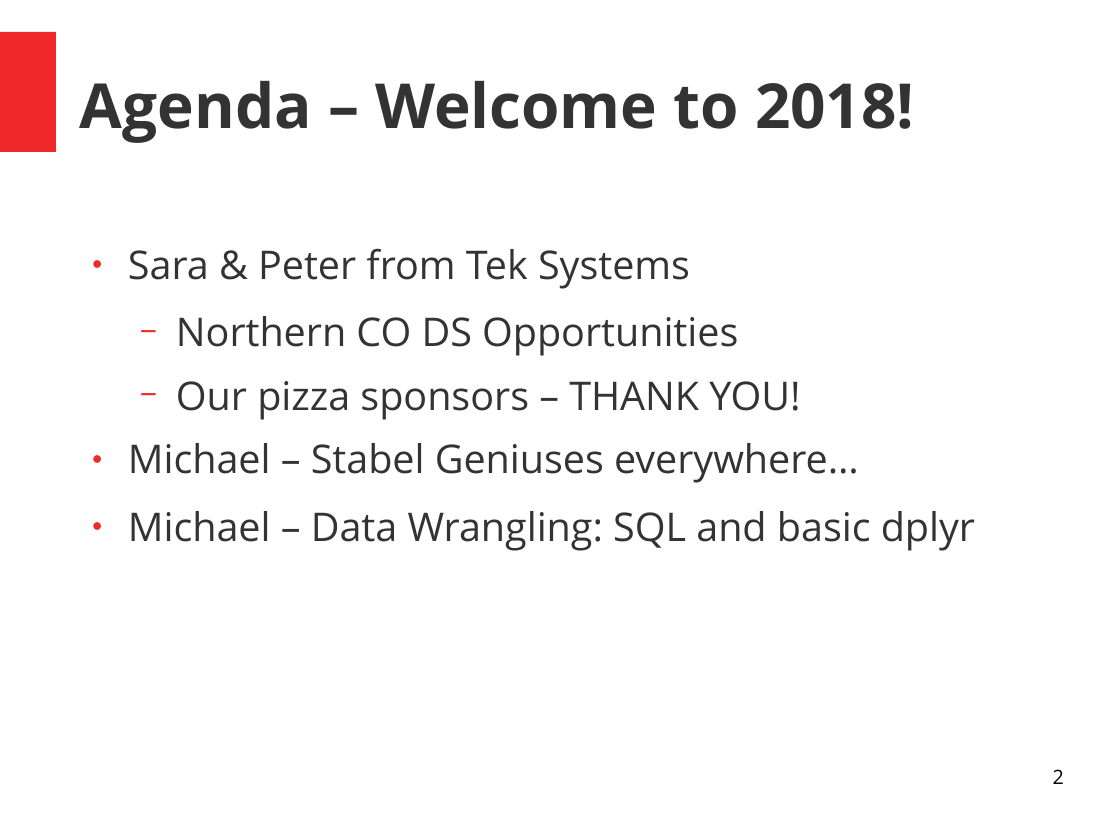
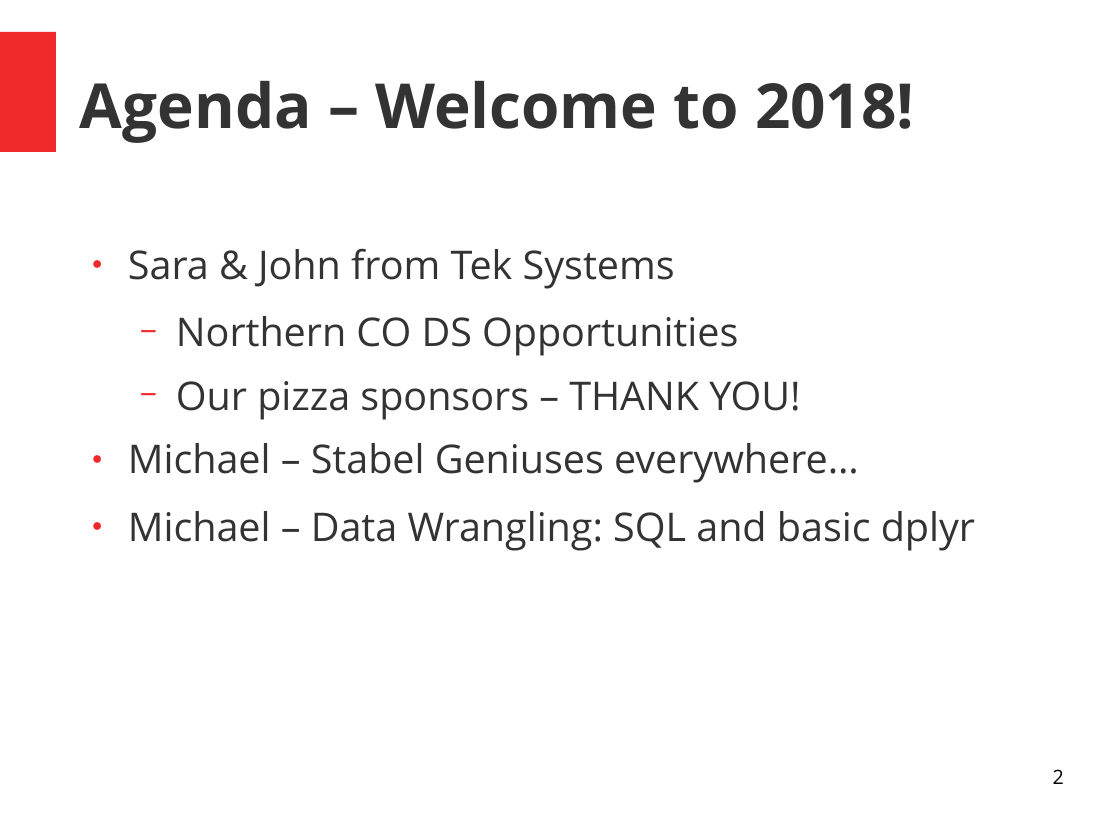
Before and after one commit to focods/WonderfulML, a slide deck: slide 2 of docs/slides/06 Data Wrangling Part 1.odp. Drawn at 1120x840 pixels with LibreOffice and Linux fonts; fonts in the diff are those of the drawing. Boxes give left, top, right and bottom in pixels: in the first picture for what was removed or moved away, otherwise in the second. Text is boxed around its words. In the diff, an @@ line names an element or a change of style, - is before the commit and + after.

Commit message:
git typos in slides

```diff
--- a/docs/slides/06 Data Wrangling Part 1.odp
+++ b/docs/slides/06 Data Wrangling Part 1.odp
@@ text at (x1=128, y1=248, x2=675, y2=289): text changed @@
-● Sara & Peter from Tek Systems
+● Sara & John from Tek Systems
```
Also in this commit, not shown: 1 other file.
